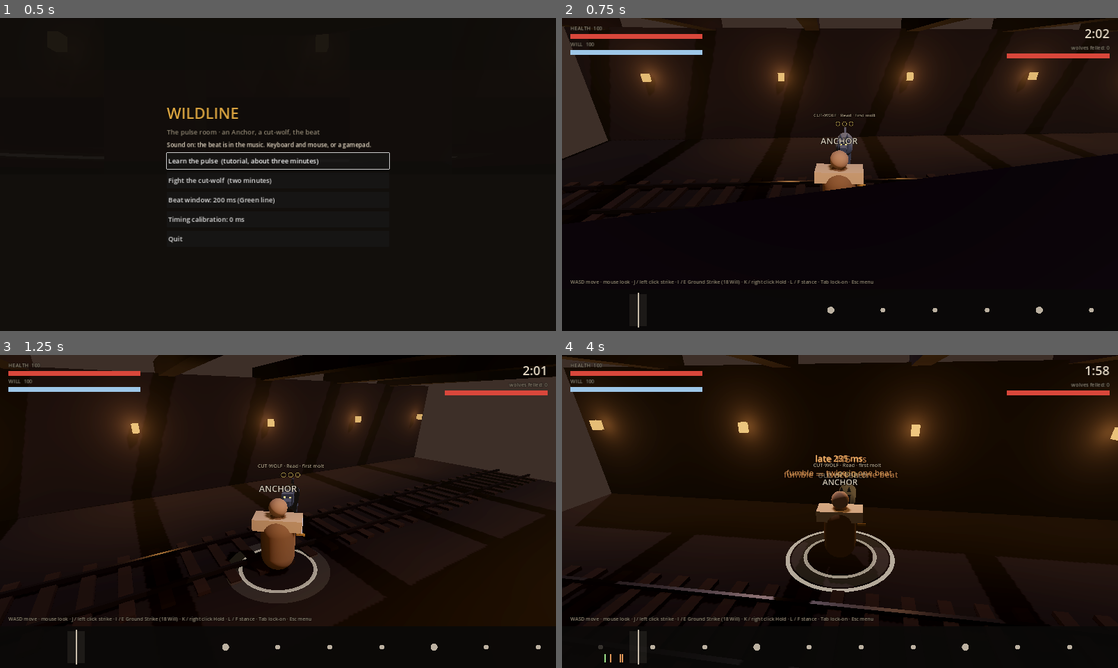
Above: before the commit, frames 1-4 (two rows, left to right).
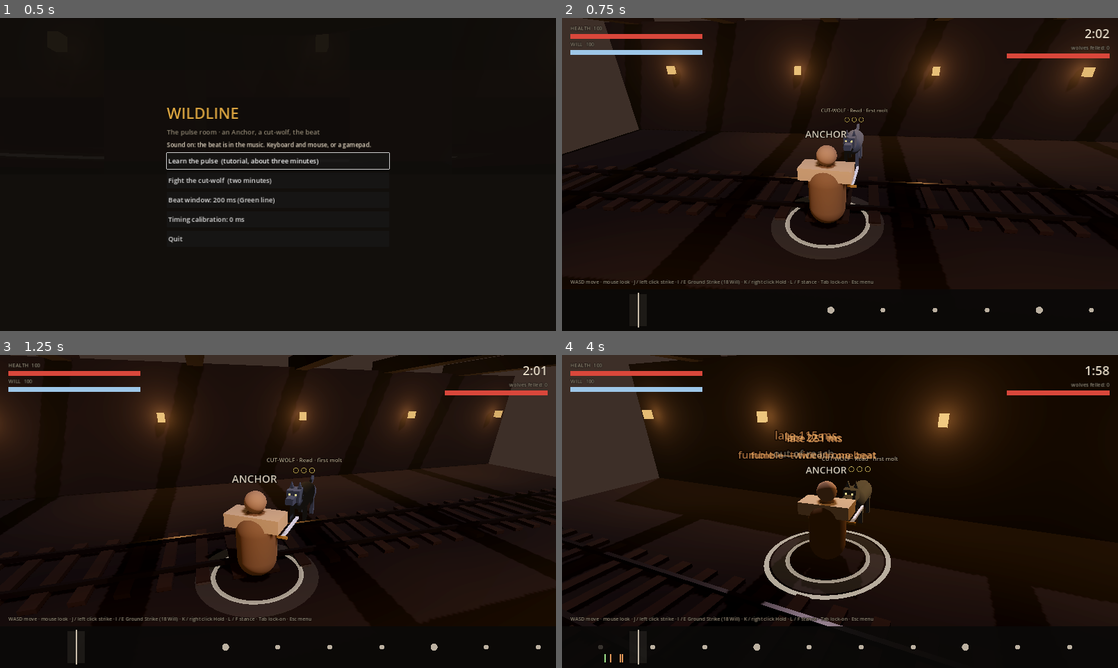
Above: after the commit, the same moments.

Repository: zglennon41-ctrl/Game-dev
Game: Godot game, scene res://game/scenes/main.tscn
Two runs of this game, one before a commit and one after it. Both use one fixed random seed, a clock stepped at 60 frames per second and the inputs below.
Inputs (mouse positions are in pixels of both pictures, inside the frame that each line leads up to):
- Up to frame 1 (0.5 s): no input
- Up to frame 2 (0.75 s): click "Fight the cut-wolf (two minut…" at 0.5 s
- Up to frame 3 (1.25 s): no input
- Up to frame 4 (4 s): move the mouse to (867, 511) at 1.27 s; hold Tab (lock_on) 1.28-2.03 s; hold W (move_up) from 1.28 s (still down); tap K (hold) at 1.35, 3.8 s; click (867, 511) at 1.42 s; tap Space at 1.52, 2.27, 3.77 s; move the mouse to (812, 511) at 2.02 s; tap Tab (lock_on) at 2.1 s; click (812, 511) at 2.17 s; tap L (stance) at 2.3, 2.85 s; move the mouse to (851, 505) at 2.77 s; click (851, 505) at 2.92 s; tap J (strike) at 3.05, 3.6 s; move the mouse to (834, 517) at 3.52 s; click (834, 517) at 3.67 s

Frame 1 is identical in both runs. In frame 2, 13% of the frame differs, in the area x 0-100%, y 0-78%; in frame 3, 15%; in frame 4, 16%, in the area x 0-100%, y 0-87%.

Commit message:
Over-the-shoulder lock-on camera, absent wolf in the first tutorial step, web export preset, README for Godot
Co-Authored-By: Claude Opus 5.5 <noreply@anthropic.com>
Claude-Session: https://claude.ai/code/session_01XKntTyvW34zzsoDaMPyZM1

Diff:
--- a/game/scripts/fight.gd
+++ b/game/scripts/fight.gd
@@ -37,7 +37,7 @@
 # The wolf.
 var w_pos := Vector2.ZERO
 var w_hp: float
-var w_mode := "circle"   # circle, approach, windup, recover, stagger, down, idle
+var w_mode := "circle"   # circle, approach, windup, recover, stagger, down, idle, absent
 var w_until := 0
 var w_strike_beat := -1
 var w_angle := 0.0
@@ -158,6 +158,8 @@
 
 ## Bodies do not overlap: the wolf is pushed out of the Anchor's space.
 func _separate() -> void:
+	if w_mode == "absent":
+		return
 	var m := float(room["player"]["radius"]) + 0.55
 	var d := dist()
 	if d >= m:
@@ -300,7 +302,7 @@
 	p_last_action_beat = int(j["beat"]) + int(a["recoveryBeats"])
 	var staggered := w_mode == "stagger"
 	var perfect: bool = j["perfect"] or staggered
-	if w_mode == "down" or dist() > float(room["player"]["reach"]) + 0.6:
+	if w_mode == "down" or w_mode == "absent" or dist() > float(room["player"]["reach"]) + 0.6:
 		if not perfect:
 			p_chain = 0
 		_emit({ "type": "whiff", "action": action, "perfect": perfect, "t": t })
--- a/game/scripts/main.gd
+++ b/game/scripts/main.gd
@@ -109,6 +109,7 @@
 	hud.track.marks.clear()
 	_queue.clear()
 	_bot_last_beat = -1
+	_next_shot = 0.0
 	if not _args.has("bot"):
 		Input.mouse_mode = Input.MOUSE_MODE_CAPTURED
 	if which == "tutorial":
--- a/game/scripts/tutorial.gd
+++ b/game/scripts/tutorial.gd
@@ -44,6 +44,7 @@
 func _enter_listen() -> void:
 	world.show_wolf = false
 	world.lock_on = false
+	fight.w_mode = "absent"
 
 func _enter_wolf() -> void:
 	world.show_wolf = true
--- a/game/scripts/world.gd
+++ b/game/scripts/world.gd
@@ -339,7 +339,10 @@
 				_swing = 1.0
 				_recoil = 1.0
 			"whiff":
-				floater(P, "out of reach", C_DIM, 32)
+				if show_wolf:
+					floater(P, "out of reach", C_DIM, 32)
+				elif e["perfect"]:
+					floater(P + Vector3(0, 0.3, 0), "ON THE BEAT", C_PERFECT, 44)
 				_swing = 1.0
 			"fumble":
 				floater(P, "fumble — %s" % e["reason"], C_OFF, 34)
@@ -482,23 +485,26 @@
 
 func _update_camera(dt: float, cam_input: Vector2, can_lock: bool) -> void:
 	var focus := _last_p + Vector3(0, 1.3, 0)
-	var back: Vector3
+	var want: Vector3
 	if lock_on and can_lock:
-		var to_w := (_last_w - _last_p)
+		# Over the shoulder: behind the Anchor, up, and to the right, so the Anchor stands
+		# to one side of the frame and the wolf stays in view past it.
+		var to_w := _last_w - _last_p
 		to_w.y = 0
 		if to_w.length() < 0.1:
 			to_w = Vector3(0, 0, -1)
 		to_w = to_w.normalized()
 		cam_yaw = atan2(-to_w.x, -to_w.z)
-		back = -to_w
-		focus = _last_p.lerp(_last_w, 0.35) + Vector3(0, 1.1, 0)
+		var side := Vector3(-to_w.z, 0, to_w.x)
+		want = _last_p - to_w * 4.6 + side * 1.5 + Vector3(0, 3.4, 0)
+		focus = _last_p.lerp(_last_w, 0.6) + Vector3(0, 0.7, 0)
 	else:
 		cam_yaw -= cam_input.x * dt * 2.6
 		cam_pitch = clampf(cam_pitch - cam_input.y * dt * 1.6, -1.1, -0.15)
-		back = Vector3(sin(cam_yaw), 0, cos(cam_yaw))
-	var dist := 6.2
-	var want := _last_p + back * dist * cos(cam_pitch) + Vector3(0, 1.4 + dist * sin(-cam_pitch), 0)
-	var k := 1.0 - exp(-dt * 7.0)
+		var back := Vector3(sin(cam_yaw), 0, cos(cam_yaw))
+		var dist := 6.2
+		want = _last_p + back * dist * cos(cam_pitch) + Vector3(0, 1.4 + dist * sin(-cam_pitch), 0)
+	var k := 1.0 - exp(-dt * 6.0)
 	_cam_pos = _cam_pos.lerp(want, k)
 	_cam_look = _cam_look.lerp(focus, k)
 	_shake = maxf(0.0, _shake - dt * 0.8)
Not shown, added: export_presets.cfg
